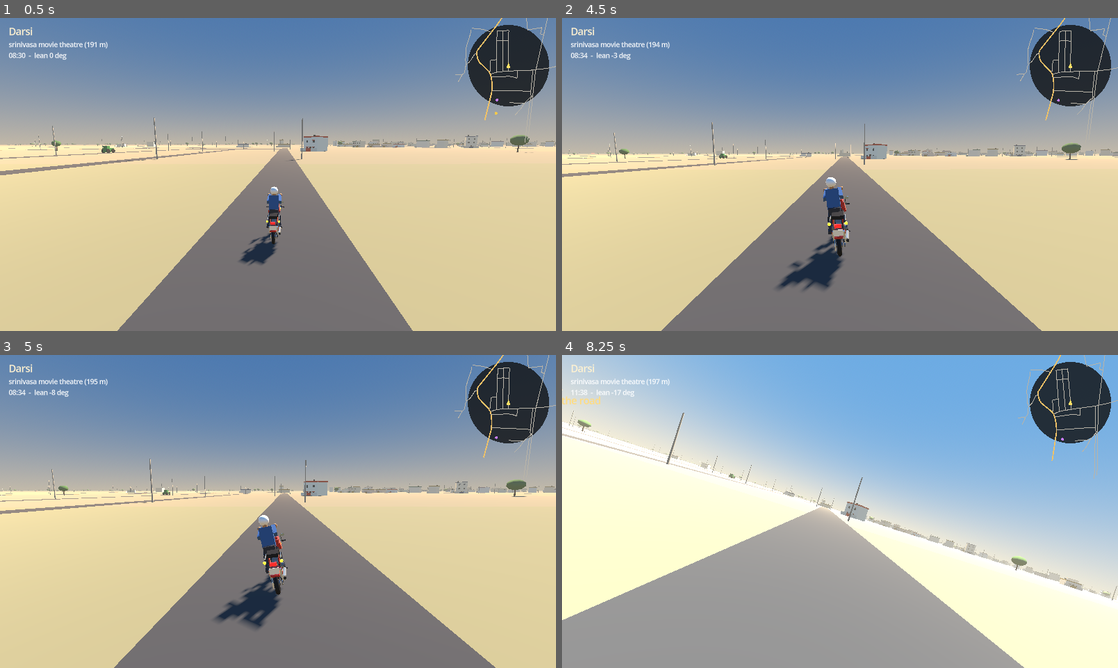
Above: before the commit, frames 1-4 (two rows, left to right).
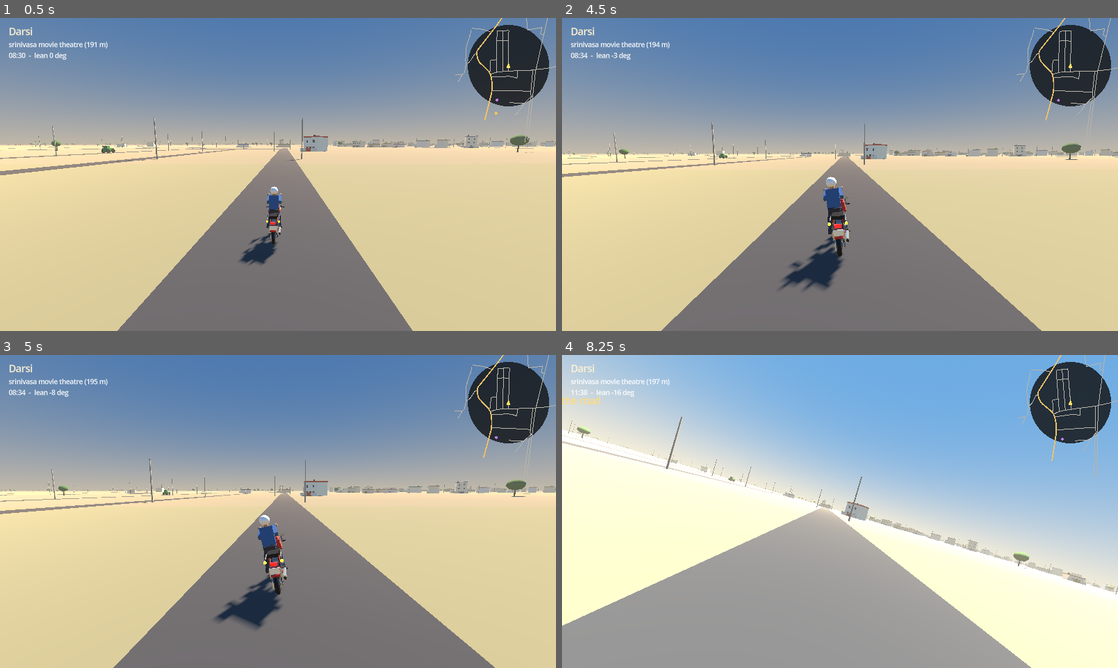
Above: after the commit, the same moments.

Repository: Shasank-Bommineni/Darsi
Game: Godot game, scene res://scenes/main.tscn
Same seed, same stepped clock (60 frames per second), same inputs: the game is played once before the commit and once after it.
Inputs:
- Up to frame 1 (0.5 s): no input
- Up to frame 2 (4.5 s): tap Enter at 0.5 s; hold D (steer_right) 0.53-1.28 s; hold E (interact) 0.53-1.28 s; hold S (brake) 1.28-2.03 s; tap C (toggle_camera) at 1.35 s; hold D (steer_right) 2.03-2.78 s; tap R at 2.1 s; hold W (accelerate) 2.78-3.53 s; tap F at 2.85 s; hold A (steer_left) from 3.53 s (still down); tap H at 3.6 s; tap L at 4.35 s
- Up to frame 3 (5 s): keep holding A (steer_left)
- Up to frame 4 (8.25 s): release A (steer_left) at 5.03 s; hold S (brake) 5.03-5.78 s; tap T at 5.1 s; hold D (steer_right) 5.78-6.53 s; tap B at 5.85 s; hold W (accelerate) 6.53-7.28 s; hold E (interact) 6.53-7.28 s; hold D (steer_right) 7.28-8.03 s; tap C (toggle_camera) at 7.35 s; hold S (brake) from 8.03 s (still down); tap R at 8.1 s

Frame 1 is identical in both runs. In frame 2, 0.1% of the frame differs, in the area x 0-100%, y 2-96%; in frame 3, 0.5%; in frame 4, 3.2%, in the area x 0-100%, y 0-100%.

Commit message:
ci: render verification screenshots of the built world with software OpenGL
Co-authored-by: arena-agent <297053741+arena-agent@users.noreply.github.com>

Diff:
--- /dev/null
+++ b/scenes/capture.tscn
@@ -0,0 +1,6 @@
+[gd_scene load_steps=2 format=3]
+
+[ext_resource type="Script" path="res://tools/capture.gd" id="1_capture"]
+
+[node name="DarsiCapture" type="Node3D"]
+script = ExtResource("1_capture")
--- a/scripts/motorcycle.gd
+++ b/scripts/motorcycle.gd
@@ -388,7 +388,7 @@
 		_lean_target = clampf(atan(speed * speed * turn_radius_curvature / 9.81), -MAX_LEAN, MAX_LEAN)
 		# Counter-steering feel: at speed, pushing the bar leans the bike the other way first.
 		if abs_speed > 6.0:
-			_lean_target = clampf(_lean_target + steer_input * 0.18, -MAX_LEAN, MAX_LEAN)
+			_lean_target = clampf(_lean_target + steer_input * 0.10, -MAX_LEAN, MAX_LEAN)
 
 		var current_lean := asin(clampf(up.dot(forward.cross(Vector3.UP).normalized()), -1.0, 1.0))
 		var roll_rate := state.angular_velocity.dot(forward)
@@ -398,11 +398,14 @@
 		# frequency keeps the controller stable whatever inertia the body ends up with.
 		var roll_inertia := 1.0 / maxf(state.inverse_inertia.z, 0.0001)
 		var omega := 6.5 * clampf(assist, 0.5, 1.6)
-		var zeta := 1.15
+		var zeta := 1.35
 		var balance_torque: float = roll_inertia * (omega * omega * (_lean_target - current_lean) - 2.0 * zeta * omega * roll_rate)
 		if abs_speed < 1.5:
 			# Standing still the rider simply dabs a foot down and holds it level.
 			balance_torque += roll_inertia * (28.0 * (0.0 - current_lean) - 9.0 * roll_rate)
+		if absf(current_lean) > MAX_LEAN:
+			# Past the edge of the tyre the rider physically cannot lean further.
+			balance_torque += roll_inertia * (MAX_LEAN * signf(current_lean) - current_lean) * 60.0
 		state.apply_torque(forward * clampf(balance_torque, -4000.0, 4000.0))
 
 		# Yaw: follow the kinematic steering rate, and damp anything else (no tank-slappers).
--- a/tests/headless_test.gd
+++ b/tests/headless_test.gd
@@ -185,8 +185,14 @@
 	_check(absf(leaned) > 2.0, "the bike leans into the corner (%.1f deg)" % leaned)
 	_check(bike.global_transform.basis.y.dot(Vector3.UP) > 0.6, "the bike did not fall over while cornering")
 
-	# Brakes.
+	_check(absf(leaned) < 50.0, "the lean angle stays inside the tyre's edge (%.1f deg)" % leaned)
+
+	# Brakes: get back up to speed first, then grab both.
+	for i in range(180):
+		bike.set_controls(1.0, 0.0, 0.0, 0.0)
+		await physics_frame
 	var speed_before := absf(bike.get_speed_mps())
+	_check(speed_before > 5.0, "the bike is rolling before the brake test (%.1f m/s)" % speed_before)
 	for i in range(150):
 		bike.set_controls(0.0, 1.0, 1.0, 0.0)
 		await physics_frame
--- /dev/null
+++ b/tools/capture.gd
@@ -0,0 +1,94 @@
+extends Node3D
+## Builds the real Darsi world and saves a set of screenshots, so the geometry can be
+## reviewed without a GPU workstation. Run from CI with:
+##   xvfb-run godot --rendering-driver opengl3 --resolution 1280x720 scenes/capture.tscn
+
+const OUTPUT_DIR := "res://docs/screenshots"
+
+var _builder: DarsiWorldBuilder
+var _camera: Camera3D
+var _shots: Array = []
+var _index := 0
+var _settle := 0
+
+
+func _ready() -> void:
+	DirAccess.make_dir_recursive_absolute(ProjectSettings.globalize_path(OUTPUT_DIR))
+
+	var env_node := WorldEnvironment.new()
+	var env := Environment.new()
+	env.background_mode = Environment.BG_SKY
+	var sky := Sky.new()
+	var sky_material := ProceduralSkyMaterial.new()
+	sky_material.sky_top_color = Color(0.33, 0.53, 0.79)
+	sky_material.sky_horizon_color = Color(0.88, 0.85, 0.74)
+	sky_material.ground_bottom_color = Color(0.45, 0.39, 0.30)
+	sky.sky_material = sky_material
+	env.sky = sky
+	env.ambient_light_source = Environment.AMBIENT_SOURCE_SKY
+	env.ambient_light_energy = 1.0
+	env.tonemap_mode = Environment.TONE_MAPPER_FILMIC
+	env.fog_enabled = true
+	env.fog_light_color = Color(0.82, 0.79, 0.70)
+	env.fog_density = 0.0012
+	env_node.environment = env
+	add_child(env_node)
+
+	var sun := DirectionalLight3D.new()
+	sun.rotation = Vector3(deg_to_rad(-48.0), deg_to_rad(40.0), 0.0)
+	sun.light_energy = 1.3
+	sun.shadow_enabled = true
+	add_child(sun)
+
+	var file := FileAccess.open("res://data/darsi_world.json", FileAccess.READ)
+	var data: Dictionary = JSON.parse_string(file.get_as_text())
+	file.close()
+
+	_builder = DarsiWorldBuilder.new()
+	add_child(_builder)
+	print("stats: ", _builder.build(data))
+
+	_camera = Camera3D.new()
+	_camera.far = 2600.0
+	_camera.current = true
+	add_child(_camera)
+
+	# A motorcycle parked at the central junction for the hero shots.
+	var junction := _builder.nearest_road_point(Vector3.ZERO)
+	var bike := Motorcycle.new()
+	add_child(bike)
+	bike.respawn_at(junction.position + Vector3(0, 0.1, 0), junction.direction)
+
+	var bike_pos: Vector3 = junction.position
+	var along: Vector3 = junction.direction
+	var side: Vector3 = along.cross(Vector3.UP).normalized()
+
+	_shots = [
+		{"name": "01_town_from_above", "pos": Vector3(0, 900, 900), "look": Vector3(0, 0, 0), "fov": 55.0},
+		{"name": "02_central_junction", "pos": bike_pos + Vector3(0, 70, 0) + along * -60.0, "look": bike_pos, "fov": 60.0},
+		{"name": "03_rider_view", "pos": bike_pos + along * -7.0 + Vector3(0, 2.6, 0) + side * 0.8, "look": bike_pos + Vector3(0, 1.0, 0), "fov": 70.0},
+		{"name": "04_motorcycle_detail", "pos": bike_pos + along * -2.4 + side * 2.0 + Vector3(0, 1.2, 0), "look": bike_pos + Vector3(0, 0.75, 0), "fov": 45.0},
+		{"name": "05_main_road", "pos": bike_pos + along * 120.0 + Vector3(0, 18, 0), "look": bike_pos, "fov": 55.0},
+		{"name": "06_street_level", "pos": bike_pos + side * 40.0 + Vector3(0, 6.0, 0), "look": bike_pos + Vector3(0, 2.0, 0), "fov": 65.0},
+	]
+	print("capturing %d shots" % _shots.size())
+
+
+func _process(_delta: float) -> void:
+	if _index >= _shots.size():
+		get_tree().quit(0)
+		return
+	var shot: Dictionary = _shots[_index]
+	_camera.global_position = shot.pos
+	_camera.look_at(shot.look, Vector3.UP)
+	_camera.fov = shot.fov
+	_settle += 1
+	if _settle < 6:
+		return
+	_settle = 0
+	await RenderingServer.frame_post_draw
+	var image := get_viewport().get_texture().get_image()
+	var path := "%s/%s.png" % [OUTPUT_DIR, shot.name]
+	var error := image.save_png(path)
+	print("saved %s (%s)" % [path, "ok" if error == OK else str(error)])
+	_index += 1
Not shown, changed: .github/workflows/godot.yml
